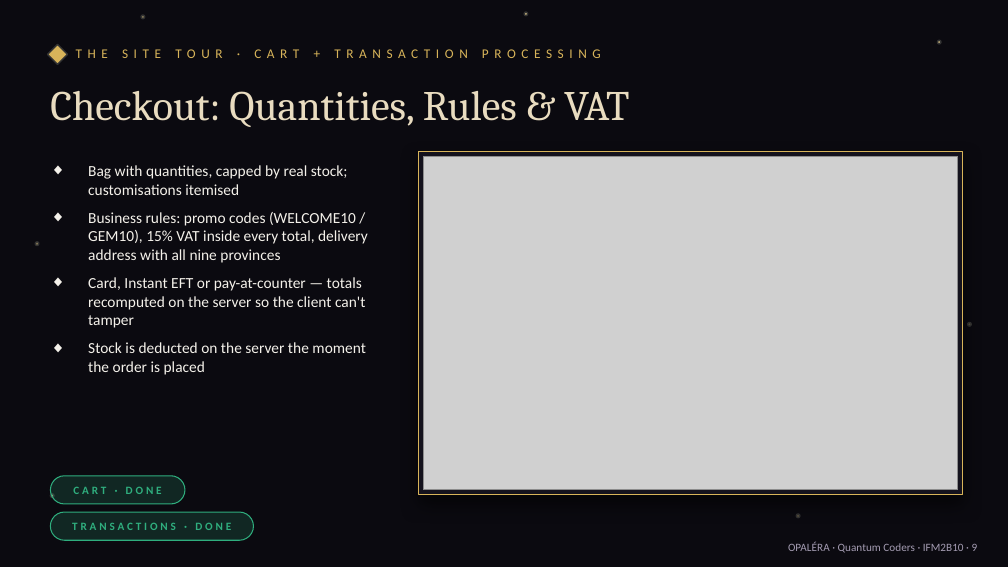
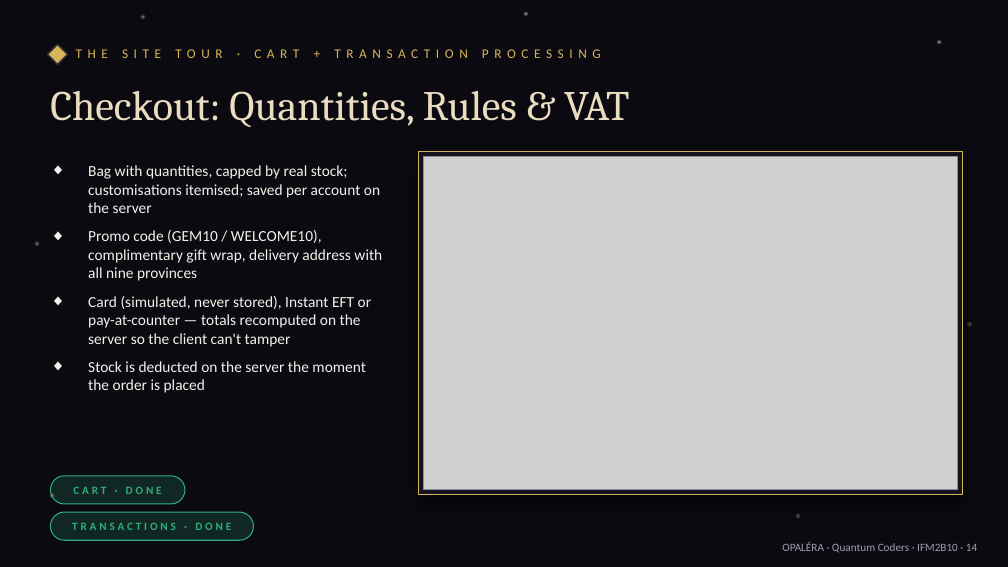
Before and after one commit to Thrivi17/Opalera, a slide deck: slide 14 of docs/OPALERA_Final_Presentation.pptx (slide 9 before the commit). Drawn at 1008x567 pixels with LibreOffice and Linux fonts; fonts in the diff are those of the drawing; grey boxes stand for pictures. Boxes give left, top, right and bottom in pixels: in the first picture for what was removed or moved away, otherwise in the second. Text is boxed around its words. In the diff, an @@ line names an element or a change of style, - is before the commit and + after.

```diff
--- a/docs/OPALERA_Final_Presentation.pptx
+++ b/docs/OPALERA_Final_Presentation.pptx
@@ text at <box>88,165,382,347</box>: text changed @@
-◆ Bag with quantities, capped by real stock; customisations itemised
-◆ Business rules: promo codes (WELCOME10 / GEM10), 15% VAT inside every total, delivery address with all nine provinces
-◆ Card, Instant EFT or pay-at-counter — totals recomputed on the server so the client can't tamper
+◆ Bag with quantities, capped by real stock; customisations itemised; saved per account on the server
+◆ Promo code (GEM10 / WELCOME10), complimentary gift wrap, delivery address with all nine provinces
+◆ Card (simulated, never stored), Instant EFT or pay-at-counter — totals recomputed on the server so the client can't tamper
@@ text at <box>782,542,977,553</box>: text changed @@
-OPALÉRA · Quantum Coders · IFM2B10 · 9
+OPALÉRA · Quantum Coders · IFM2B10 · 14
```
Also in this commit, not shown: 18 other slides changed, 8 slides added, 1 other file.
